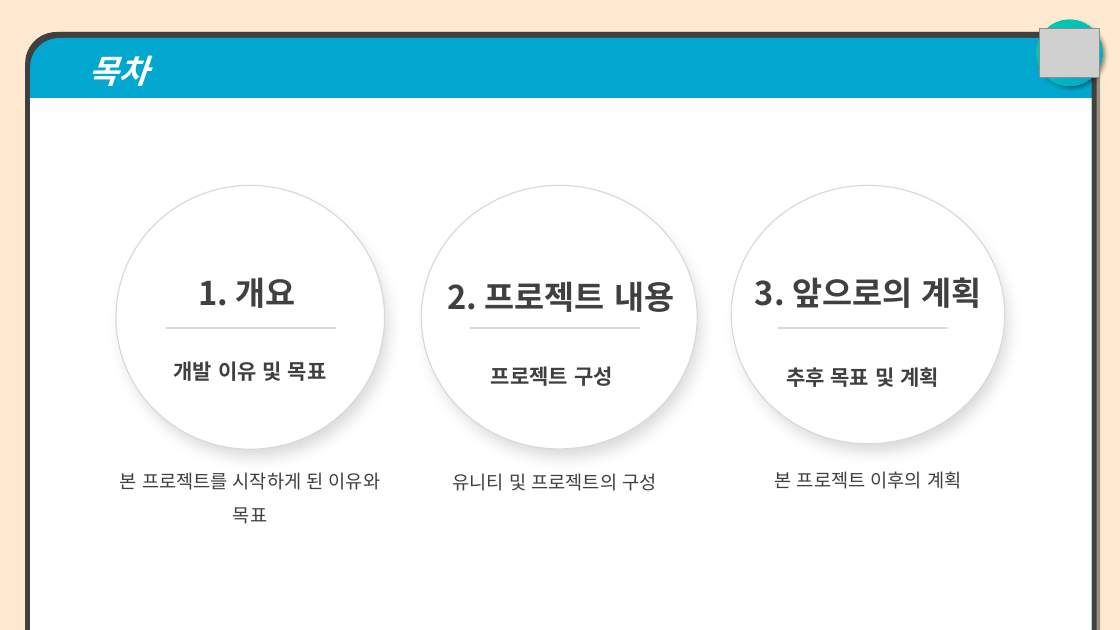
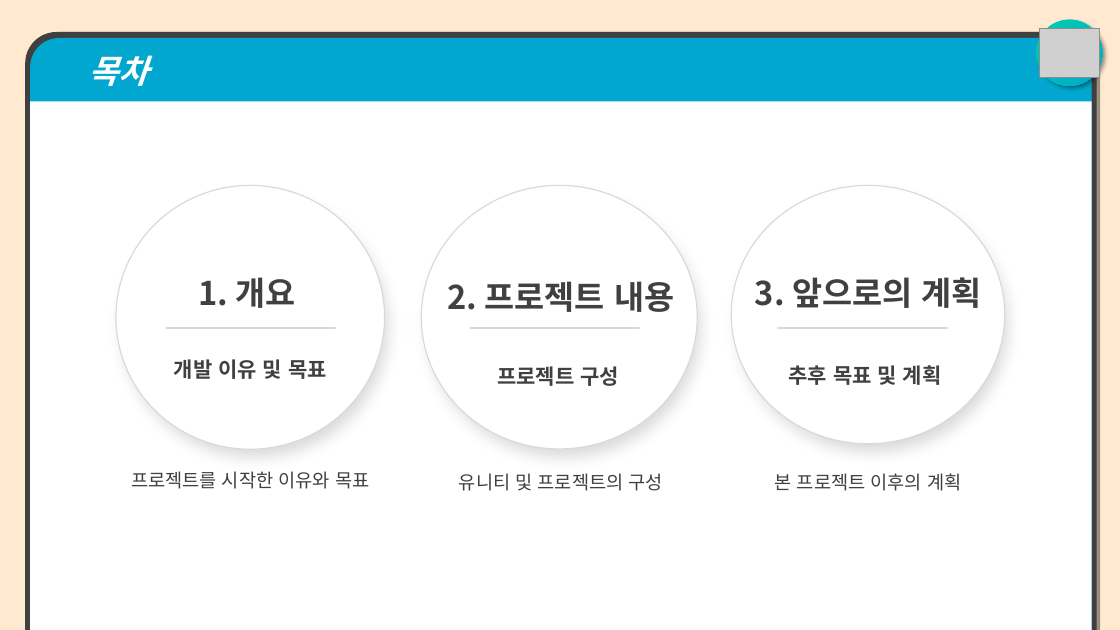
Before and after one commit to jangho1016/2022_1_CapstoneDesign, a slide deck: slide 2 of Final Assignments/22년 1학기 캡스톤-발표자료-파라노이드(오장호).pptx. Drawn at 1120x630 pixels with LibreOffice and Linux fonts; fonts in the diff are those of the drawing; grey boxes stand for pictures. Boxes give left, top, right and bottom in pixels: in the first picture for what was removed or moved away, otherwise in the second. Text is boxed around its words. In the diff, an @@ line names an element or a change of style, - is before the commit and + after.

```diff
--- a/Final Assignments/22년 1학기 캡스톤-발표자료-파라노이드(오장호).pptx
+++ b/Final Assignments/22년 1학기 캡스톤-발표자료-파라노이드(오장호).pptx
@@ rectangle: place and size @@
-rectangle at [30, 98, 1092, 630]
+rectangle at [30, 102, 1092, 630]
@@ text "프로젝트 구성": place and size @@
-text "프로젝트 구성" at [453, 366, 656, 491]
+text "프로젝트 구성" at [459, 366, 663, 491]
@@ text "추후 목표 및 계획": place and size @@
-text "추후 목표 및 계획" at [775, 471, 961, 489]
+text "추후 목표 및 계획" at [775, 365, 961, 491]
@@ text removed at [786, 367, 939, 387] @@
-추후 목표 및 계획
@@ text at [789, 365, 942, 385]: paragraph added @@
+추후 목표 및 계획
@@ text at [131, 471, 369, 489]: text changed @@
-본 프로젝트를 시작하게 된 이유와 목표
+프로젝트를 시작한 이유와 목표
```
Also in this commit, not shown: 4 other slides changed, 1 other file.
